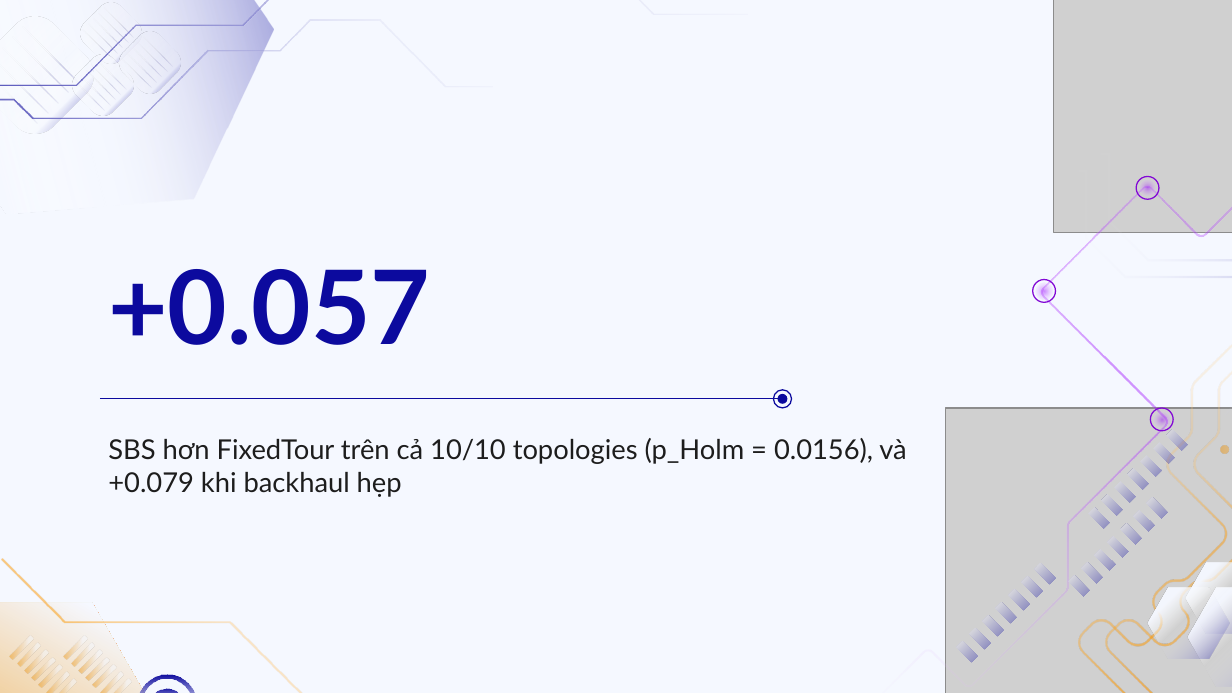
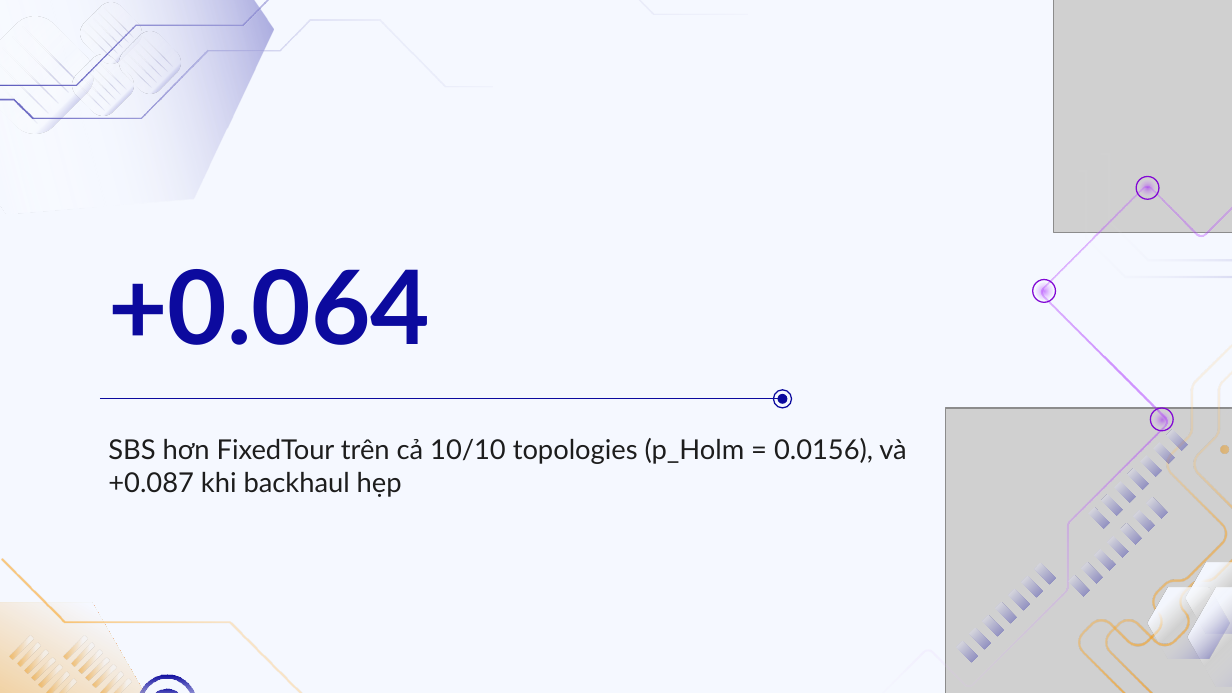
Before and after one commit to doanan293/hust-algorithms-design-analysis, a slide deck: slide 19 of docs/presentation/uav-alert-delivery.pptx (slide 18 before the commit). Drawn at 1232x693 pixels with LibreOffice and Linux fonts; fonts in the diff are those of the drawing; grey boxes stand for pictures; background and template pictures are left out. Boxes give left, top, right and bottom in pixels: in the first picture for what was removed or moved away, otherwise in the second. Text is boxed around its words. In the diff, an @@ line names an element or a change of style, - is before the commit and + after.

```diff
--- a/docs/presentation/uav-alert-delivery.pptx
+++ b/docs/presentation/uav-alert-delivery.pptx
@@ title at bbox=[108, 269, 430, 345]: text changed @@
-+0.057
++0.064
@@ subtitle at bbox=[108, 438, 906, 497]: text changed @@
-SBS hơn FixedTour trên cả 10/10 topologies (p_Holm = 0.0156), và +0.079 khi backhaul hẹp
+SBS hơn FixedTour trên cả 10/10 topologies (p_Holm = 0.0156), và +0.087 khi backhaul hẹp
```
Also in this commit, not shown: 6 other slides changed, 1 slide added.
